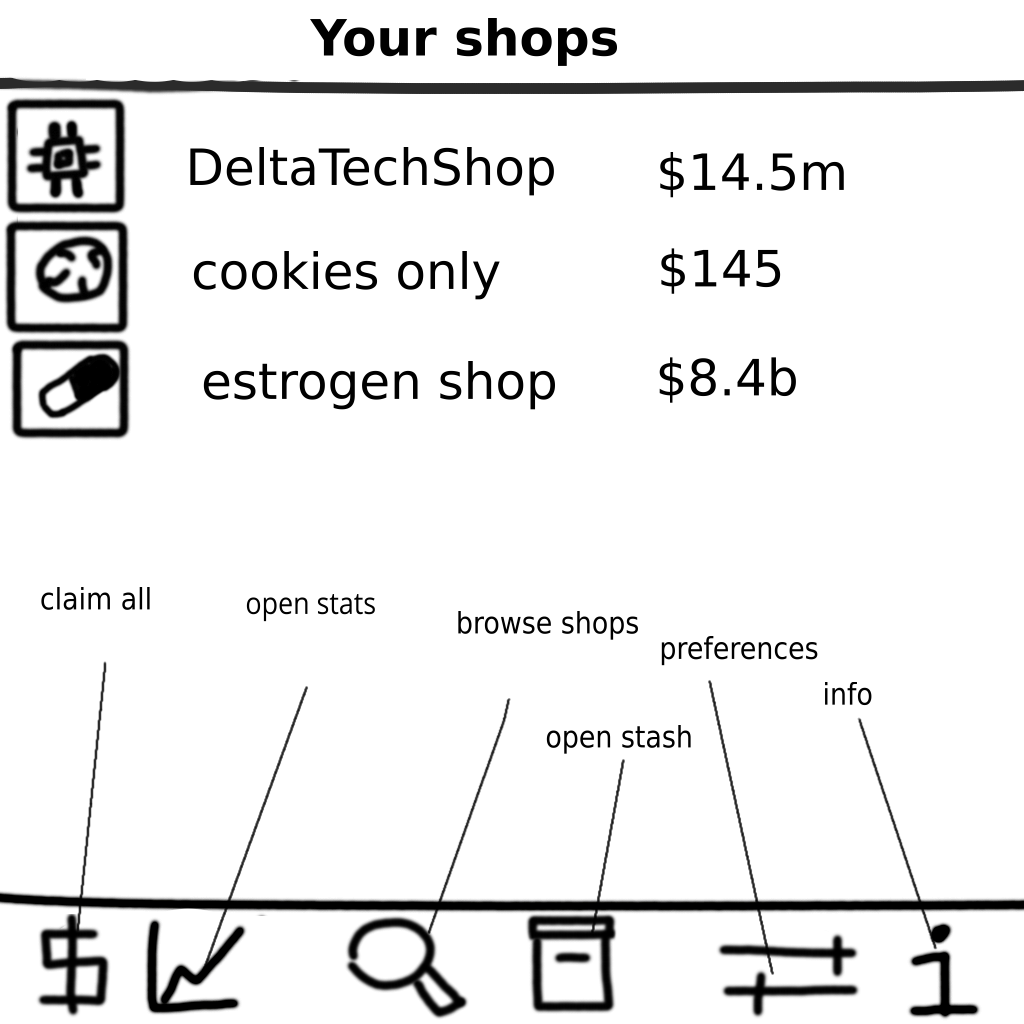
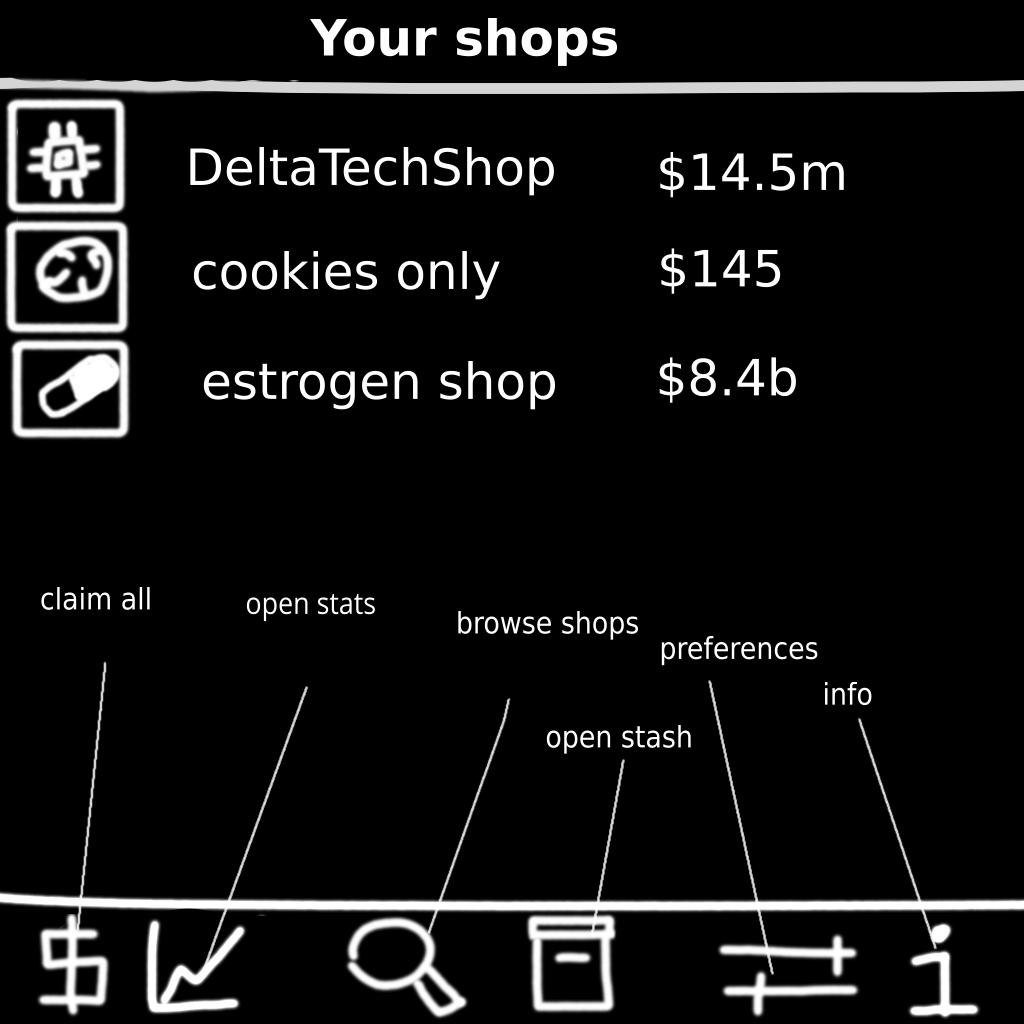
Layered file, before and after one edit (w=1024, h=1024). Changes by layer:
painted on "Background" over [0, 0, 1024, 1024]
painted on "bg" over [0, 0, 1024, 1024]
